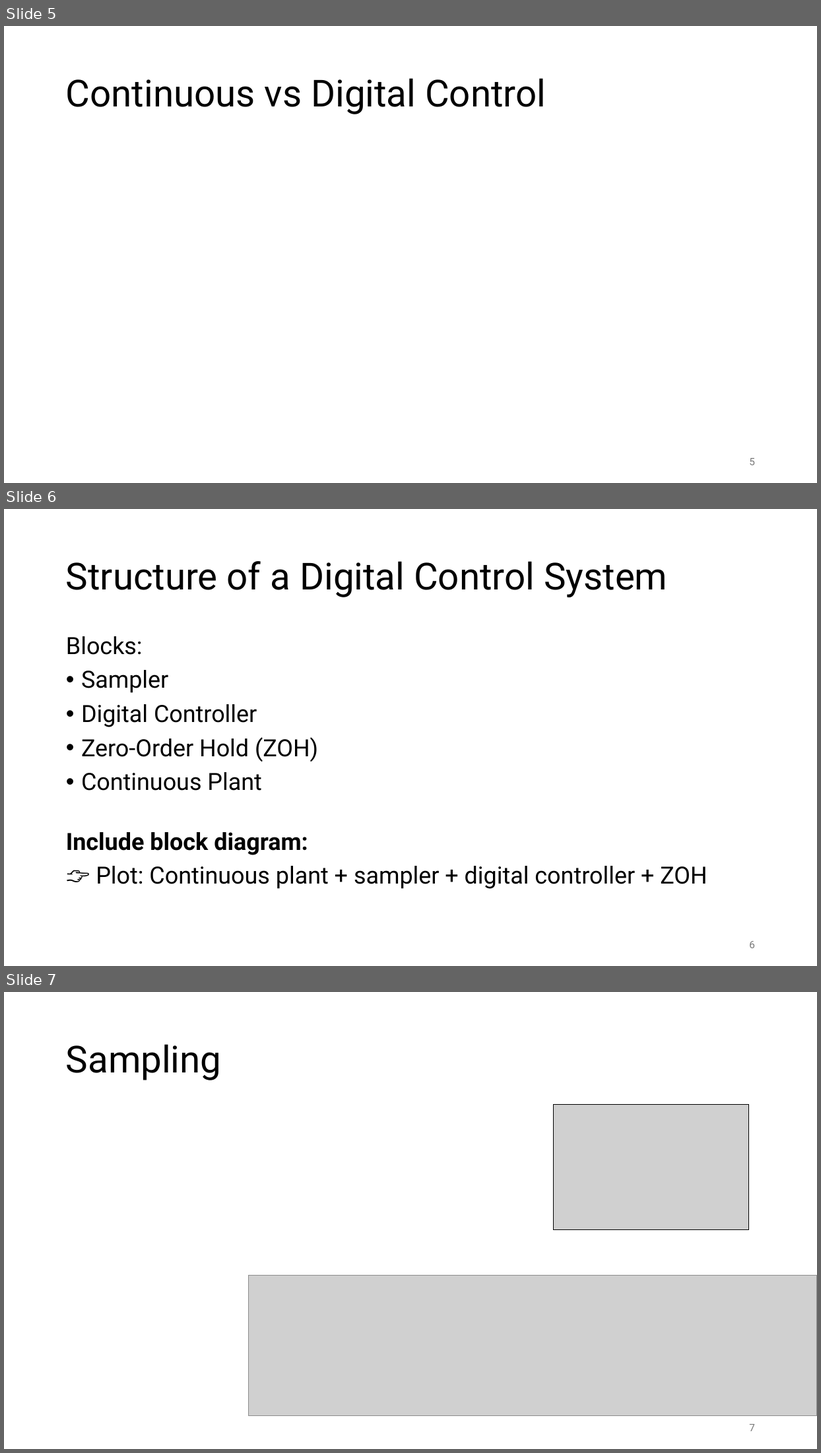
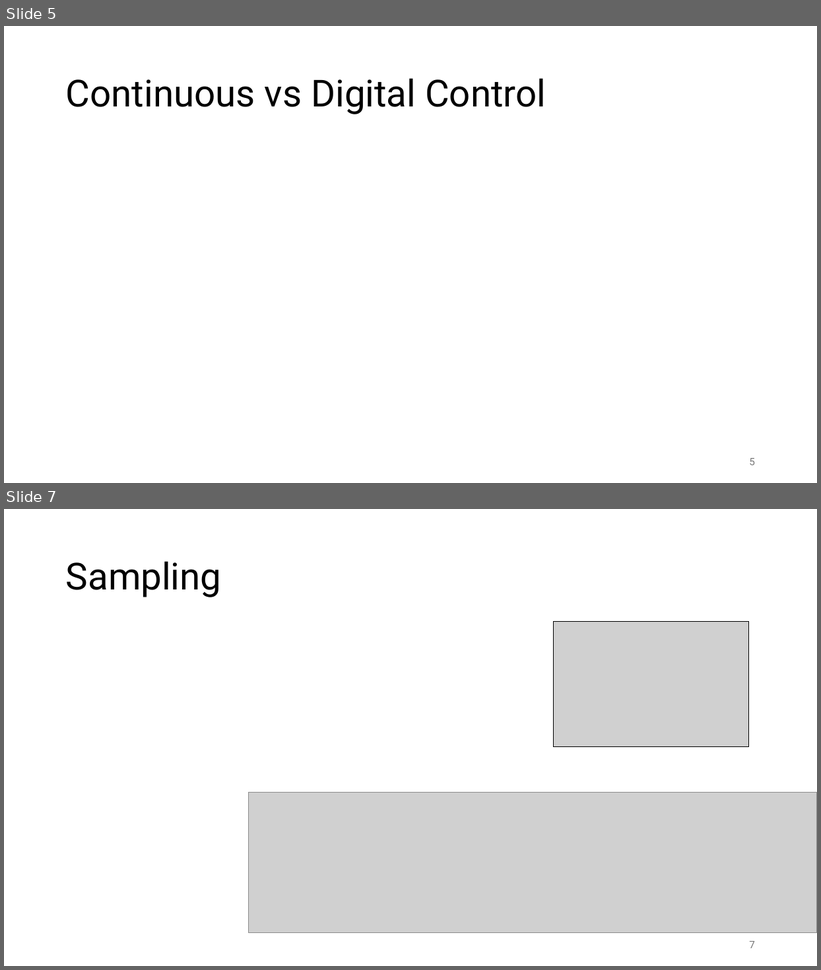
Before and after one commit to FelixWick/control_engineering, a slide deck: slides/6_discrete_controllers.pptx. Shown one above the other, each under a label of ours: slides 5, 6 and 7 before the commit, slides 5 and 7 after it; the slides between them are not shown. The pictures are 821x1453 and 821x970 pixels, drawn with LibreOffice and Linux fonts; fonts in the diff are those of the drawing; grey boxes stand for pictures. Boxes give left, top, right and bottom in pixels: in the first picture for what was removed or moved away, otherwise in the second. Text is boxed around its words. In the diff, an @@ line names an element or a change of style, - is before the commit and + after.

Commit message:
structure of discrete-time systems

```diff
--- a/slides/6_discrete_controllers.pptx
+++ b/slides/6_discrete_controllers.pptx
@@ slide 6 removed at (x1=4, y1=509, x2=817, y2=966), background #FFFFFF @@
@@ title removed at (x1=66, y1=561, x2=667, y2=597) @@
-Structure of a Digital Control System
@@ text removed at (x1=66, y1=636, x2=707, y2=889) @@
-Blocks:
-• Sampler
-• Digital Controller
-• Zero-Order Hold (ZOH)
-• Continuous Plant
-Include block diagram:
-👉 Plot: Continuous plant + sampler + digital controller + ZOH
@@ page number removed at (x1=749, y1=941, x2=755, y2=949) @@
-6
```
Also in this commit, not shown: 3 slides changed, 19 slides added.
